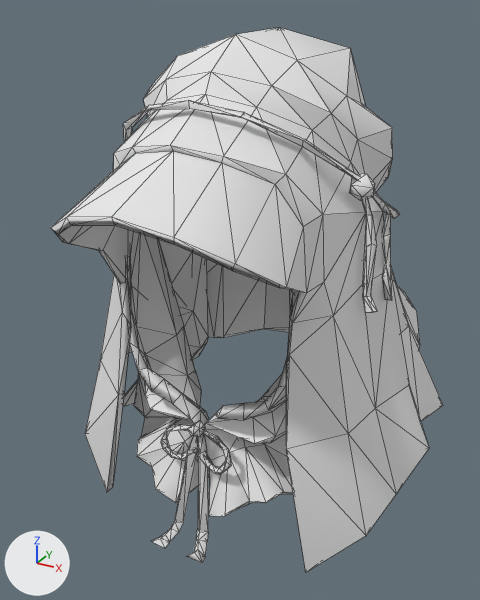
Renders of the glTF model godot-client/assets/actors/native/equipment/variants/human_female/sunmane_steppe_headgear_02.glb from each side of a commit.
Both versions are drawn from a 50 mm camera at (0.252, -0.468, 0.216) aimed at (-0.015, 0.017, -0.026). The axes (+X, +Y, +Z) are drawn at lower left. The lights are the same throughout. The picture after the commit comes second. Mesh edges are drawn as thin lines. Vertices at exactly the same position are counted once.

In view in the first picture: 'Steppe Headcloth'.
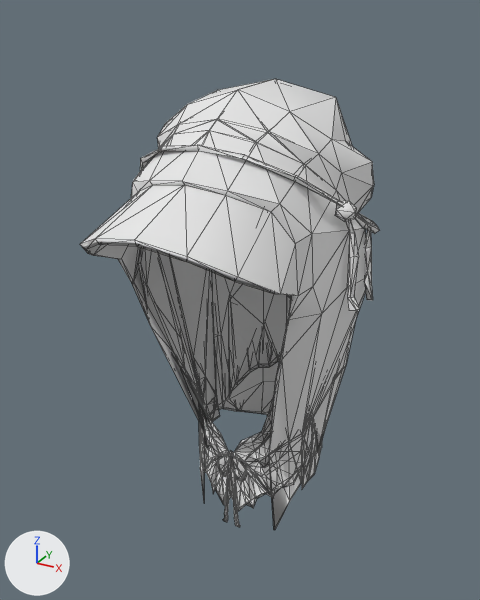
Location of each change, (x1, y1, x2, y2) in pixels of the pictures (480 x 600 px; the box of a moved part takes in the faces that stretch with it):
```json
{"object": "Steppe Headcloth", "change": "reshaped", "before": [51, 27, 443, 572], "after": [80, 79, 379, 530], "on screen": "24% narrower, 17% shorter"}
{"part": 1, "of": "me_steppe_headcloth", "change": "moved or reshaped", "before": [186, 434, 208, 563], "after": [231, 457, 240, 527]}
{"part": 2, "of": "me_steppe_headcloth", "change": "moved or reshaped", "before": [362, 198, 377, 312], "after": [346, 220, 359, 310]}
{"part": 3, "of": "me_steppe_headcloth", "change": "moved or reshaped", "before": [123, 100, 399, 218], "after": [140, 145, 379, 234]}
{"part": 4, "of": "me_steppe_headcloth", "change": "moved or reshaped", "before": [151, 436, 198, 548], "after": [223, 457, 231, 522]}
{"part": 5, "of": "me_steppe_headcloth", "change": "moved or reshaped", "before": [382, 212, 392, 301], "after": [364, 230, 373, 300]}
{"part": 6, "of": "me_steppe_headcloth", "change": "moved or reshaped", "before": [349, 174, 375, 201], "after": [335, 201, 356, 222]}
{"part": 7, "of": "me_steppe_headcloth", "change": "moved or reshaped", "before": [188, 421, 206, 437], "after": [228, 450, 234, 458]}
{"part": 8, "of": "me_steppe_headcloth", "change": "moved or reshaped", "before": [51, 27, 443, 572], "after": [80, 79, 374, 530]}
```

Scene script edits in JSON lines:
```json
{"block": "me_steppe_headcloth", "where": "# used by ob_steppe_headcloth; location = (0.0, 0.0, 0.0)"}
{"op": "remove", "block": "me_steppe_headcloth", "code": "me_steppe_headcloth.from_pydata(...)  # 838 vertices, 1616 faces; spans x -0.17..0.17, y -0.168..0.222, z -0.204..0.202"}
{"op": "add", "block": "me_steppe_headcloth", "code": "me_steppe_headcloth.from_pydata(...)  # 838 vertices, 1616 faces; spans x -0.114..0.114, y -0.148..0.158, z -0.247..0.162"}
{"block": "me_steppe_headcloth", "change": "me_steppe_headcloth part 1: the loose piece of 18 vertices spanning x 0.0..0.026, y -0.121..-0.079, z -0.203..-0.102 is scaled about its middle by (0.385, -0.0109, 0.813), then moved by (-0.008, 0.074, -0.053)"}
{"block": "me_steppe_headcloth", "change": "me_steppe_headcloth part 2: the loose piece of 21 vertices spanning x 0.099..0.125, y -0.03..-0.014, z 0.008..0.103 is scaled about its middle by (0.884, 0.884, 0.813), then moved by (-0.013, 0.003, -0.012)"}
{"block": "me_steppe_headcloth", "change": "me_steppe_headcloth part 3: the loose piece of 70 vertices spanning x -0.119..0.119, y -0.081..0.154, z 0.045..0.16 is scaled about its middle by (0.884, 0.884, 0.813), then moved by (0.0, -0.004, -0.021)"}
{"block": "me_steppe_headcloth", "change": "me_steppe_headcloth part 4: the loose piece of 17 vertices spanning x -0.026..0.0, y -0.121..-0.079, z -0.202..-0.102 is scaled about its middle by (0.398, -0.00958, 0.813), then moved by (0.007, 0.074, -0.053)"}
{"block": "me_steppe_headcloth", "change": "me_steppe_headcloth part 5: the loose piece of 14 vertices spanning x 0.11..0.129, y -0.007..0.021, z 0.011..0.078 is scaled about its middle by (0.884, 0.883, 0.813), then moved by (-0.014, 0.0, -0.01)"}
{"block": "me_steppe_headcloth", "change": "me_steppe_headcloth part 6: the loose piece of 11 vertices spanning x 0.095..0.113, y -0.027..-0.008, z 0.089..0.11 is scaled about its middle by (0.884, 0.884, 0.813), then moved by (-0.012, 0.003, -0.02)"}
{"block": "me_steppe_headcloth", "change": "me_steppe_headcloth part 7: the loose piece of 11 vertices spanning x -0.005..0.005, y -0.091..-0.077, z -0.106..-0.094 is scaled about its middle by (0.505, 0.000613, 0.813), then moved by (-0.001, 0.058, -0.063)"}
{"block": "me_steppe_headcloth", "change": "me_steppe_headcloth part 8: 632 of 838 vertices moved; they spanned x -0.17..0.17, y -0.168..0.222, z -0.204..0.202 and now span x -0.109..0.108, y -0.148..0.158, z -0.247..0.162; mean shift (0.0, 0.007, -0.042); largest move (-0.001, 0.222, -0.06) -> (-0.001, 0.1, -0.128)"}
{"block": "me_steppe_headcloth", "change": "other edits to the shape of me_steppe_headcloth do not show in these pictures"}
```
